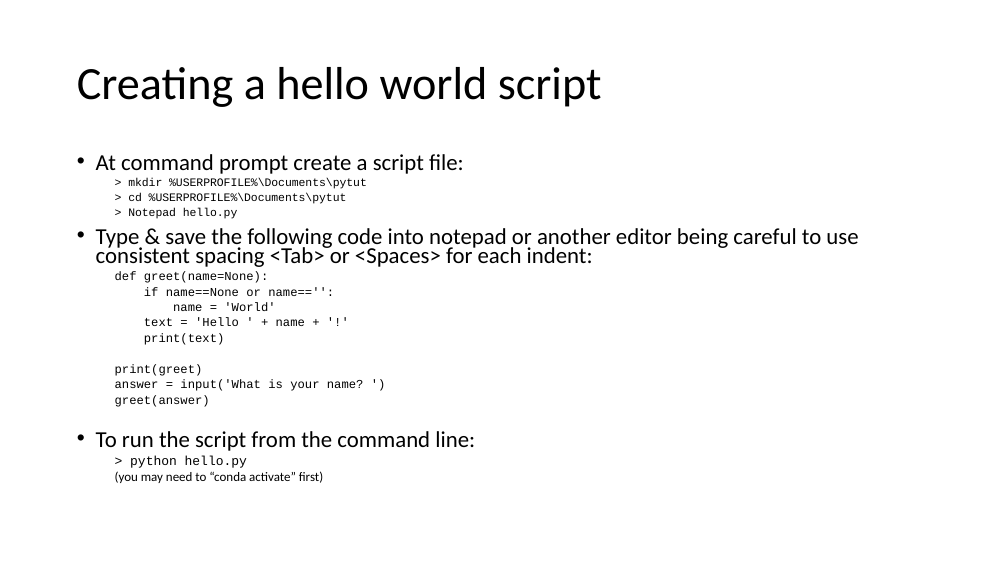
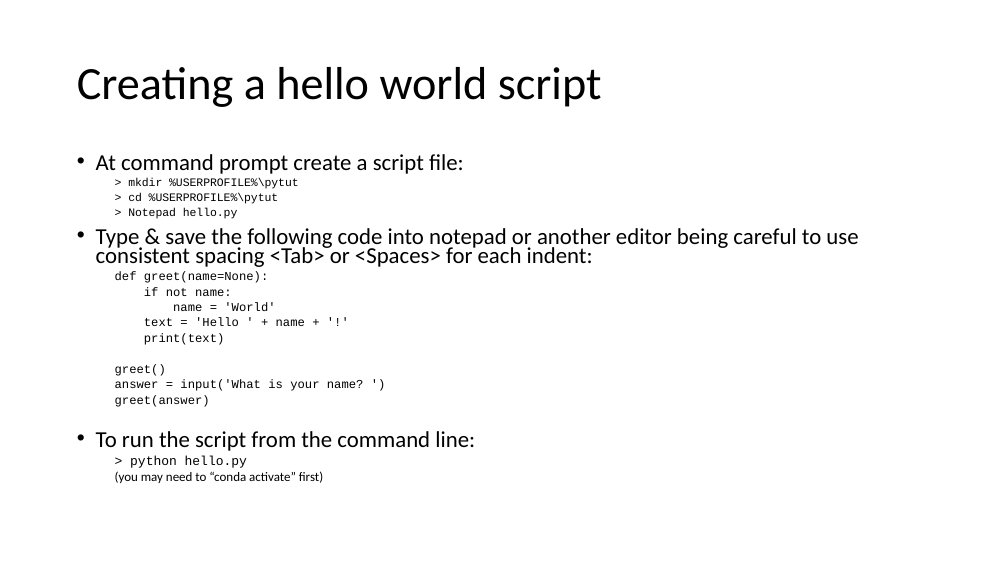
Before and after one commit to mrkbutty/PythonTutButty01, a slide deck: slide 19 of PyTut1_Intro.pptx. Drawn at 1008x567 pixels with LibreOffice and Linux fonts; fonts in the diff are those of the drawing. Boxes give left, top, right and bottom in pixels: in the first picture for what was removed or moved away, otherwise in the second. Text is boxed around its words. In the diff, an @@ line names an element or a change of style, - is before the commit and + after.

```diff
--- a/PyTut1_Intro.pptx
+++ b/PyTut1_Intro.pptx
@@ text at (x1=128, y1=178, x2=299, y2=204): text changed @@
-  > mkdir %USERPROFILE%\Documents\pytut
-  > cd %USERPROFILE%\Documents\pytut
+  > mkdir %USERPROFILE%\pytut
+  > cd %USERPROFILE%\pytut
@@ text at (x1=144, y1=287, x2=232, y2=296): text changed @@
-  if name==None or name=='':
+  if not name:
@@ text at (x1=115, y1=364, x2=166, y2=376): text changed @@
-  print(greet)
+  greet()
```
Also in this commit, not shown: 1 other slide changed, 2 other files.
